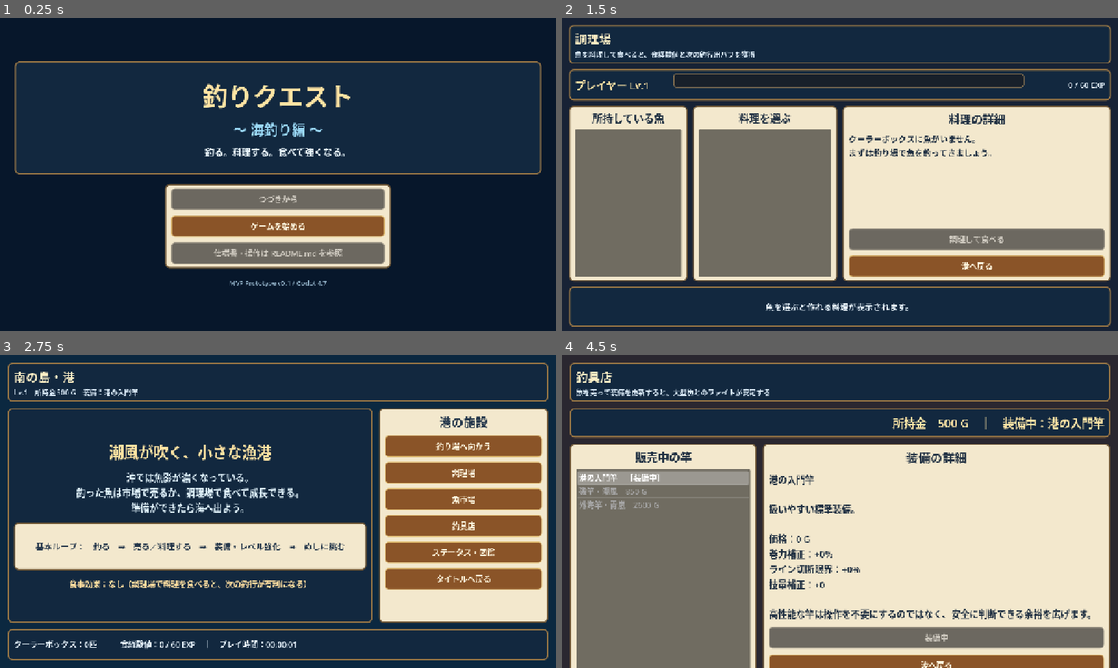
Above: before the commit, frames 1-4 (two rows, left to right).
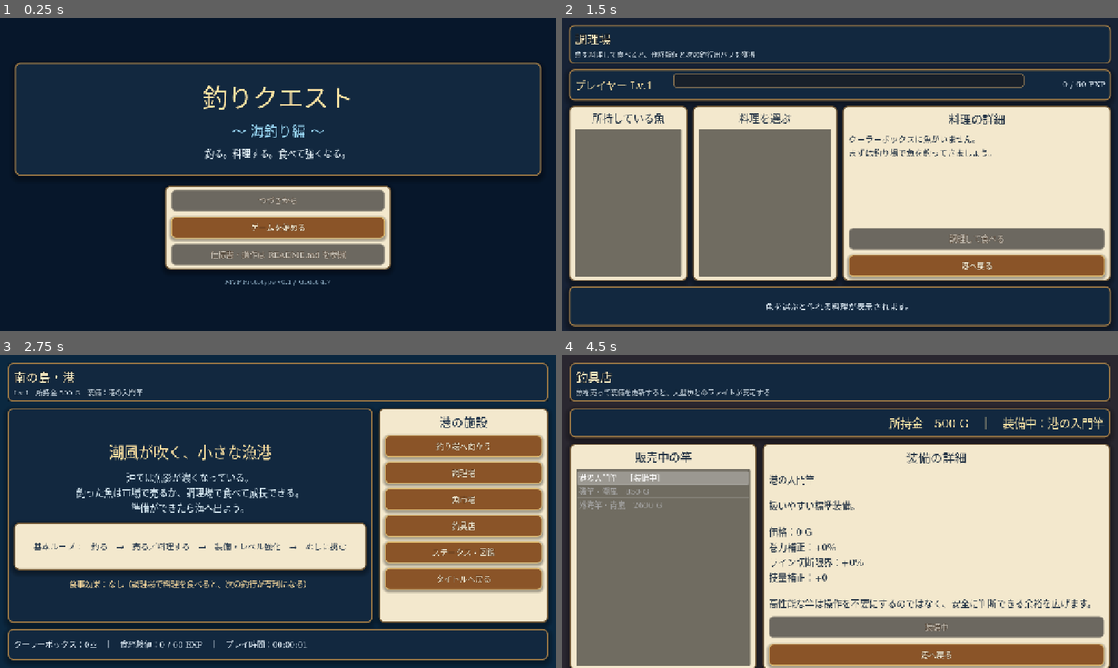
Above: after the commit, the same moments.

Repository: RYUKOU-OKUMURA/tsuri_quest_umi_mvp
Game: Godot game, scene res://scenes/main.tscn
Two runs of this game, one before a commit and one after it. Both use one fixed random seed, a clock stepped at 60 frames per second and the inputs below.
Inputs:
- Up to frame 1 (0.25 s): no input
- Up to frame 2 (1.5 s): click "ゲームを始める" at 0.5 s; click "調理場" at 1.25 s
- Up to frame 3 (2.75 s): click "港へ戻る" at 2 s
- Up to frame 4 (4.5 s): click "魚市場" at 2.75 s; click "港へ戻る" at 3.5 s; click "釣具店" at 4.25 s

The runs differ from the first frame. In frame 1, 7.2% of the frame differs, in the area x 2-98%, y 13-86%; in frame 2, 4.9%; in frame 3, 7.2%; in frame 4, 12%, in the area x 1-99%, y 2-100%.

Commit message:
Enhance fishing screen UI by integrating gauge bars for tension, fish stamina, and player energy. Refactor background handling with gradient support and improve label styling with outline options. Update underwater view for better depth representation and add new ellipse drawing function for enhanced visuals.

Diff:
--- /dev/null
+++ b/src/ui/components/gauge_bar.gd
@@ -0,0 +1,105 @@
+class_name GaugeBar
+extends Control
+## グラデ塗り／丸端／ドロップシャドウ／アウトライン付き数値を持つ再利用ゲージ。
+## 暗背景のHUDで使うことを想定し、視認性を稼ぐために装飾を盛っている。
+
+var fill_from := Color("#3cbf78")
+var fill_to := Color("#9ff0c0")
+var track_color := Color(0.03, 0.10, 0.18, 0.88)
+var label_text := ""
+var show_value := true
+
+var min_value: float = 0.0
+var max_value: float = 100.0
+var value: float = 100.0
+
+var _gradient: GradientTexture2D
+
+
+func _ready() -> void:
+	mouse_filter = Control.MOUSE_FILTER_IGNORE
+	custom_minimum_size = Vector2(0.0, 30.0)
+	_rebuild_gradient()
+
+
+func set_colors(from: Color, to: Color) -> void:
+	fill_from = from
+	fill_to = to
+	_rebuild_gradient()
+	queue_redraw()
+
+
+func set_value(new_value: float) -> void:
+	value = clampf(new_value, min_value, max_value)
+	queue_redraw()
+
+
+func set_ratio(ratio: float) -> void:
+	set_value(min_value + clampf(ratio, 0.0, 1.0) * (max_value - min_value))
+
+
+func ratio() -> float:
+	var span := maxf(max_value - min_value, 0.0001)
+	return (value - min_value) / span
+
+
+func _rebuild_gradient() -> void:
+	var gradient := Gradient.new()
+	gradient.set_color(0, fill_from)
+	gradient.set_color(1, fill_to)
+	if _gradient == null:
+		_gradient = GradientTexture2D.new()
+		_gradient.fill_from = Vector2(0.0, 0.0)
+		_gradient.fill_to = Vector2(1.0, 0.0)
+		_gradient.width = 128
+		_gradient.height = 16
+	_gradient.gradient = gradient
+
+
+func _draw() -> void:
+	var bar_rect := Rect2(Vector2.ZERO, Vector2(size.x, size.y))
+	var radius := minf(bar_rect.size.y * 0.5, 12.0)
+
+	# 落ち影（塗りは透明にしてシャドウのみ描画）
+	var shadow_style := StyleBoxFlat.new()
+	shadow_style.bg_color = Color(0.0, 0.0, 0.0, 0.0)
+	shadow_style.shadow_color = Color(0.0, 0.0, 0.0, 0.35)
+	shadow_style.shadow_size = 6
+	shadow_style.shadow_offset = Vector2(0.0, 3.0)
+	shadow_style.set_corner_radius_all(int(radius))
+	draw_style_box(shadow_style, bar_rect)
+
+	# 軌道（背景溝）
+	var track_style := StyleBoxFlat.new()
+	track_style.bg_color = track_color
+	track_style.border_color = Color(1.0, 1.0, 1.0, 0.12)
+	track_style.set_border_width_all(1)
+	track_style.set_corner_radius_all(int(radius))
+	draw_style_box(track_style, bar_rect)
+
+	# 塗り（グラデ・丸端・高さは少し細めに）
+	var r := ratio()
+	if r > 0.0:
+		var inset_y := 3.0
+		var fill_rect := Rect2(
+			3.0,
+			inset_y,
+			maxf(bar_rect.size.x * r - 6.0, radius),
+			bar_rect.size.y - inset_y * 2.0
+		)
+		draw_texture_rect(_gradient, fill_rect, false)
+		# 上面のハイライトで立体感
+		var highlight := Rect2(fill_rect.position.x + 2.0, fill_rect.position.y + 1.0, fill_rect.size.x - 4.0, 2.0)
+		draw_rect(highlight, Color(1.0, 1.0, 1.0, 0.35), false, 1.0)
+
+	# 数値（アウトライン付き）
+	if show_value:
+		var font := get_theme_default_font()
+		var text := "%d%%" % int(round(value))
+		var font_size := 14
+		var text_width := font.get_string_size(text, HORIZONTAL_ALIGNMENT_CENTER, -1, font_size).x
+		var pos := Vector2(bar_rect.size.x - text_width - 10.0, bar_rect.size.y * 0.5 + font_size * 0.34)
+		draw_string_outline(
+			font, pos, text, HORIZONTAL_ALIGNMENT_LEFT, -1, font_size, 3, Color(0.0, 0.0, 0.0, 0.65)
+		)
+		draw_string(font, pos, text, HORIZONTAL_ALIGNMENT_LEFT, -1, font_size, Color.WHITE)
--- a/src/ui/components/underwater_view.gd
+++ b/src/ui/components/underwater_view.gd
@@ -82,7 +82,7 @@
 	var divider_color := Color(0.55, 0.82, 0.95, 0.35)
 	draw_line(Vector2(panel_width, 0.0), Vector2(panel_width, size.y), divider_color, 1.0)
 
-	var font := ThemeDB.fallback_font
+	var font := get_theme_default_font()
 	var font_size := 13
 	var max_depth := 25.0
 	if not fish_data.is_empty():
@@ -106,7 +106,10 @@
 
 	if simulator != null and simulator.state == FishingSimulator.State.FIGHT:
 		var current_y := lerpf(28.0, size.y * 0.82, clampf(simulator.depth / max_depth, 0.0, 1.0))
-		draw_circle(Vector2(panel_width - 10.0, current_y), 4.0, Color("#ffd37a"))
+		var marker := Vector2(panel_width - 10.0, current_y)
+		draw_circle(marker, 9.0, Color(1.0, 0.80, 0.40, 0.22))
+		draw_circle(marker, 5.0, Color("#ffd37a"))
+		draw_circle(marker, 2.4, Color("#fff3cf"))
 		draw_string(
 			font,
 			Vector2(10.0, current_y + 4.0),
@@ -220,6 +223,15 @@
 	draw_arc(bait_position + Vector2(7.0, 5.0), 7.0, 0.2, 2.4, 12, Color("#d8e7ef"), 2.0)
 
 
+func _draw_ellipse(center: Vector2, rx: float, ry: float, color: Color, points := 28) -> void:
+	var arr := PackedVector2Array()
+	arr.resize(points)
+	for index in range(points):
+		var angle := TAU * float(index) / float(points)
+		arr[index] = center + Vector2(cos(angle) * rx, sin(angle) * ry)
+	draw_colored_polygon(arr, color)
+
+
 func _draw_target_fish() -> void:
 	if simulator.state == FishingSimulator.State.READY:
 		return
@@ -231,21 +243,19 @@
 	var scale_value := boss_scale * stamina_scale
 	var direction := simulator.visual_direction
 	var body_color := Color.from_string(String(fish_data.get("color", "#8aa7b5")), Color("#8aa7b5"))
-	var dark_color := body_color.darkened(0.28)
-	var light_color := body_color.lightened(0.20)
-
+	var light_color := body_color.lightened(0.28)
+	var dark_color := body_color.darkened(0.34)
+	var darker_color := body_color.darkened(0.55)
+	var belly_color := body_color.lightened(0.42)
+
+	var rx := 78.0 * scale_value
+	var ry := 39.0 * scale_value
+
+	# テンション圏のオーラ
 	if simulator.state == FishingSimulator.State.FIGHT:
-		draw_circle(center, 92.0 * scale_value, Color(0.45, 0.88, 1.0, 0.10))
-
-	var body_points := PackedVector2Array()
-	for index in range(28):
-		var angle := TAU * float(index) / 28.0
-		var point := Vector2(cos(angle) * 78.0, sin(angle) * 39.0)
-		point.x *= direction * scale_value
-		point.y *= scale_value
-		body_points.append(center + point)
-	draw_colored_polygon(body_points, body_color)
-
+		draw_circle(center, 94.0 * scale_value, Color(0.45, 0.88, 1.0, 0.10))
+
+	# 尾びれ・背びれは胴体の奥に
 	var tail_base := center + Vector2(-72.0 * direction * scale_value, 0.0)
 	var tail := PackedVector2Array(
 		[
@@ -256,7 +266,6 @@
 		]
 	)
 	draw_colored_polygon(tail, dark_color)
-
 	var top_fin := PackedVector2Array(
 		[
 			center + Vector2(-24.0 * direction, -31.0) * scale_value,
@@ -266,6 +275,50 @@
 	)
 	draw_colored_polygon(top_fin, dark_color)
 
+	# 暗い縁取りで水中のコントラストを確保
+	_draw_ellipse(center, rx + 4.0, ry + 4.0, darker_color)
+
+	# 胴体：上下グラデーションの帯塗り（楕円クリップ相当）
+	var bands := 26
+	var band_h := (2.0 * ry) / float(bands)
+	for index in range(bands):
+		var t := (float(index) + 0.5) / float(bands)
+		var yc := (t - 0.5) * 2.0 * ry
+		var norm := t * 2.0 - 1.0
+		var half := rx * sqrt(maxf(0.0, 1.0 - norm * norm))
+		var col := light_color.lerp(dark_color, t)
+		var top := center.y + yc - band_h * 0.5
+		var bottom := center.y + yc + band_h * 0.5 + 1.0
+		draw_colored_polygon(
+			PackedVector2Array(
+				[
+					Vector2(center.x - half, top),
+					Vector2(center.x + half, top),
+					Vector2(center.x + half, bottom),
+					Vector2(center.x - half, bottom),
+				]
+			),
+			col
+		)
+
+	# 腹のハイライト
+	_draw_ellipse(
+		center + Vector2(6.0 * direction, 12.0) * scale_value,
+		rx * 0.60,
+		ry * 0.42,
+		Color(belly_color, 0.50)
+	)
+
+	# 鱗ドット
+	for row in range(2):
+		for col in range(5):
+			var sx := (-30.0 + float(col) * 14.0) * direction
+			var sy := -16.0 + float(row) * 12.0
+			draw_circle(
+				center + Vector2(sx, sy) * scale_value, 2.6 * scale_value, Color(light_color, 0.22)
+			)
+
+	# 胸びれ（手前）
 	var side_fin := PackedVector2Array(
 		[
 			center + Vector2(4.0 * direction, 5.0) * scale_value,
@@ -279,17 +332,35 @@
 		var stripe_x := -35.0 + float(index) * 18.0
 		var stripe_start := center + Vector2(stripe_x * direction, -26.0) * scale_value
 		var stripe_end := center + Vector2((stripe_x + 5.0) * direction, 25.0) * scale_value
-		draw_line(stripe_start, stripe_end, Color(dark_color, 0.46), 4.0 * scale_value)
-
+		draw_line(stripe_start, stripe_end, Color(dark_color, 0.42), 4.0 * scale_value)
+
+	# エラ線
+	var gill_pos := center + Vector2(30.0 * direction, -2.0) * scale_value
+	draw_arc(gill_pos, 15.0 * scale_value, 1.15, 1.99, 10, Color(dark_color, 0.55), 2.2)
+
+	# 目（強調ハイライト付き）
 	var eye_position := center + Vector2(48.0 * direction, -10.0) * scale_value
-	draw_circle(eye_position, 7.0 * scale_value, Color("#f4d769"))
-	draw_circle(eye_position + Vector2(1.5 * direction, 0.0), 3.2 * scale_value, Color("#101c25"))
-	var mouth_start := center + Vector2(72.0 * direction, 7.0) * scale_value
-	draw_line(
-		mouth_start,
-		mouth_start + Vector2(12.0 * direction, 2.0) * scale_value,
+	draw_circle(eye_position, 8.0 * scale_value, Color("#fff4cf"))
+	draw_circle(eye_position, 6.0 * scale_value, Color("#23120a"))
+	draw_circle(
+		eye_position + Vector2(-2.2 * direction, -2.2) * scale_value,
+		2.0 * scale_value,
+		Color("#ffffff")
+	)
+
+	# 口
+	var mouth_start := center + Vector2(70.0 * direction, 7.0) * scale_value
+	draw_polyline(
+		PackedVector2Array(
+			[
+				mouth_start,
+				mouth_start + Vector2(7.0 * direction, 3.0) * scale_value,
+				mouth_start + Vector2(14.0 * direction, 1.0) * scale_value,
+			]
+		),
 		Color("#152631"),
-		2.2 * scale_value
+		2.4 * scale_value,
+		false
 	)
 
 
@@ -297,52 +368,52 @@
 	if simulator.state != FishingSimulator.State.FIGHT:
 		return
 
-	var badge_width := minf(220.0, size.x * 0.28)
-	var badge_rect := Rect2(size.x - badge_width - 14.0, 12.0, badge_width, 54.0)
-	draw_rect(badge_rect, Color(0.03, 0.10, 0.18, 0.72))
-	draw_rect(badge_rect, Color(0.55, 0.82, 0.95, 0.45), false, 2.0)
-
-	var font := ThemeDB.fallback_font
+	var font := get_theme_default_font()
+
+	# 魚名バッジ：角丸＋影＋金縁
+	var badge_width := minf(240.0, size.x * 0.30)
+	var badge_rect := Rect2(size.x - badge_width - 14.0, 12.0, badge_width, 58.0)
+	var badge_style := StyleBoxFlat.new()
+	badge_style.bg_color = Color(0.04, 0.12, 0.22, 0.84)
+	badge_style.border_color = Color("#d1aa63")
+	badge_style.set_border_width_all(2)
+	badge_style.set_corner_radius_all(10)
+	badge_style.shadow_color = Color(0.0, 0.0, 0.0, 0.35)
+	badge_style.shadow_size = 8
+	draw_style_box(badge_style, badge_rect)
+
 	var fish_name := String(fish_data.get("name", "魚"))
-	draw_string(
-		font,
-		badge_rect.position + Vector2(10.0, 22.0),
-		fish_name,
-		HORIZONTAL_ALIGNMENT_LEFT,
-		int(badge_rect.size.x - 20.0),
-		15,
-		Color("#ffe7a8")
-	)
-	draw_string(
-		font,
-		badge_rect.position + Vector2(10.0, 42.0),
-		"行動：%s" % simulator.action_name,
-		HORIZONTAL_ALIGNMENT_LEFT,
-		int(badge_rect.size.x - 20.0),
-		13,
-		Color("#d8ecff")
-	)
-
+	var name_pos := badge_rect.position + Vector2(12.0, 23.0)
+	var name_w := int(badge_rect.size.x - 24.0)
+	draw_string_outline(font, name_pos, fish_name, HORIZONTAL_ALIGNMENT_LEFT, name_w, 16, 3, Color(0.0, 0.0, 0.0, 0.6))
+	draw_string(font, name_pos, fish_name, HORIZONTAL_ALIGNMENT_LEFT, name_w, 16, Color("#ffe7a8"))
+	var action_pos := badge_rect.position + Vector2(12.0, 43.0)
+	draw_string_outline(font, action_pos, "行動：%s" % simulator.action_name, HORIZONTAL_ALIGNMENT_LEFT, name_w, 13, 2, Color(0.0, 0.0, 0.0, 0.55))
+	draw_string(font, action_pos, "行動：%s" % simulator.action_name, HORIZONTAL_ALIGNMENT_LEFT, name_w, 13, Color("#d8ecff"))
+
+	# 距離メーター：丸端のトラック＋塗り＋グロー
 	var distance_ratio := clampf(
 		simulator.distance / maxf(simulator.initial_distance, 0.01), 0.0, 1.0
 	)
-	var meter_rect := Rect2(68.0, size.y - 24.0, size.x - 84.0, 8.0)
-	draw_rect(meter_rect, Color(0.02, 0.08, 0.14, 0.55))
-	draw_rect(
-		Rect2(
-			meter_rect.position.x, meter_rect.position.y, meter_rect.size.x * distance_ratio, 8.0
-		),
-		Color(0.45, 0.88, 1.0, 0.75)
-	)
-	draw_string(
-		font,
-		Vector2(68.0, size.y - 28.0),
-		"距離 %.1fm" % simulator.distance,
-		HORIZONTAL_ALIGNMENT_LEFT,
-		int(size.x - 84.0),
-		12,
-		Color(0.82, 0.94, 1.0, 0.85)
-	)
+	var meter_rect := Rect2(68.0, size.y - 26.0, size.x - 84.0, 10.0)
+	var track_style := StyleBoxFlat.new()
+	track_style.bg_color = Color(0.02, 0.08, 0.14, 0.6)
+	track_style.set_corner_radius_all(5)
+	draw_style_box(track_style, meter_rect)
+	if distance_ratio > 0.0:
+		var fill_style := StyleBoxFlat.new()
+		fill_style.bg_color = Color(0.45, 0.88, 1.0, 0.9)
+		fill_style.set_corner_radius_all(5)
+		var fill_rect := Rect2(meter_rect.position, Vector2(meter_rect.size.x * distance_ratio, meter_rect.size.y))
+		draw_style_box(fill_style, fill_rect)
+		draw_rect(
+			Rect2(fill_rect.position.x + 3.0, fill_rect.position.y + 1.5, fill_rect.size.x - 6.0, 1.5),
+			Color(1.0, 1.0, 1.0, 0.6),
+			false
+		)
+	var label_pos := Vector2(68.0, size.y - 30.0)
+	draw_string_outline(font, label_pos, "距離 %.1fm" % simulator.distance, HORIZONTAL_ALIGNMENT_LEFT, int(size.x - 84.0), 13, 2, Color(0.0, 0.0, 0.0, 0.6))
+	draw_string(font, label_pos, "距離 %.1fm" % simulator.distance, HORIZONTAL_ALIGNMENT_LEFT, int(size.x - 84.0), 13, Color(0.86, 0.96, 1.0, 0.95))
 
 
 func _draw_frame() -> void:
--- a/src/ui/fishing_screen.gd
+++ b/src/ui/fishing_screen.gd
@@ -1,6 +1,7 @@
 extends ScreenBase
 
 const FishingSimulatorScript = preload("res://src/core/fishing_simulator.gd")
+const GaugeBarScript = preload("res://src/ui/components/gauge_bar.gd")
 
 var _simulator: FishingSimulator
 var _trip_stats: Dictionary = {}
@@ -15,9 +16,9 @@
 var _state_label: Label
 var _action_label: Label
 var _fish_info_label: Label
-var _tension_bar: ProgressBar
-var _fish_stamina_bar: ProgressBar
-var _player_energy_bar: ProgressBar
+var _tension_bar: GaugeBarScript
+var _fish_stamina_bar: GaugeBarScript
+var _player_energy_bar: GaugeBarScript
 var _distance_label: Label
 var _depth_label: Label
 var _safe_zone_label: Label
@@ -28,14 +29,9 @@
 var _result_details: Label
 var _retry_button: Button
 
-var _tension_fill_safe: StyleBoxFlat
-var _tension_fill_warn: StyleBoxFlat
-var _tension_fill_danger: StyleBoxFlat
-
 
 func _build_screen() -> void:
-	_init_tension_bar_styles()
-	add_background(Color("#061627"))
+	add_gradient_background(Color("#0c243a"), Color("#04101e"))
 	_trip_stats = PlayerProgress.begin_fishing_trip()
 	_simulator = FishingSimulatorScript.new()
 	_simulator.state_changed.connect(_on_state_changed)
@@ -91,7 +87,7 @@
 	message_panel.custom_minimum_size = Vector2(0, 52)
 	message_panel.clip_contents = true
 	left_column.add_child(message_panel)
-	_message_label = make_body_label("", 18, Color("#fff0b5"))
+	_message_label = make_body_label("", 18, Color("#fff0b5"), 2, Color("#0a1622"))
 	_message_label.horizontal_alignment = HORIZONTAL_ALIGNMENT_CENTER
 	_message_label.vertical_alignment = VERTICAL_ALIGNMENT_CENTER
 	message_panel.add_child(_message_label)
@@ -159,13 +155,13 @@
 	gauge_row.size_flags_horizontal = Control.SIZE_EXPAND_FILL
 	gauge_row.add_theme_constant_override("separation", 10)
 	hud_box.add_child(gauge_row)
-	var tension_column := _make_gauge_column("テンション")
+	var tension_column := _make_gauge_column("テンション", Color("#3cbf78"), Color("#9ff0c0"))
 	_tension_bar = tension_column["bar"]
 	gauge_row.add_child(tension_column["root"])
-	var fish_column := _make_gauge_column("魚の体力")
+	var fish_column := _make_gauge_column("魚の体力", Color("#1fa8a0"), Color("#7fe6dc"))
 	_fish_stamina_bar = fish_column["bar"]
 	gauge_row.add_child(fish_column["root"])
-	var energy_column := _make_gauge_column("プレイヤー体力")
+	var energy_column := _make_gauge_column("プレイヤー体力", Color("#2f7fd0"), Color("#88bdf2"))
 	_player_energy_bar = energy_column["bar"]
 	gauge_row.add_child(energy_column["root"])
 
@@ -196,38 +192,20 @@
 	_update_ui()
 
 
-func _init_tension_bar_styles() -> void:
-	_tension_fill_safe = StyleBoxFlat.new()
-	_tension_fill_safe.bg_color = Color("#3cbf78")
-	_tension_fill_safe.border_color = Color("#d9ef8c")
-	_tension_fill_safe.set_border_width_all(1)
-	_tension_fill_safe.set_corner_radius_all(5)
-	_tension_fill_warn = StyleBoxFlat.new()
-	_tension_fill_warn.bg_color = Color("#d9a032")
-	_tension_fill_warn.border_color = Color("#ffe39b")
-	_tension_fill_warn.set_border_width_all(1)
-	_tension_fill_warn.set_corner_radius_all(5)
-	_tension_fill_danger = StyleBoxFlat.new()
-	_tension_fill_danger.bg_color = Color("#d94f4f")
-	_tension_fill_danger.border_color = Color("#ffb0b0")
-	_tension_fill_danger.set_border_width_all(1)
-	_tension_fill_danger.set_corner_radius_all(5)
-
-
-func _make_gauge_column(title: String) -> Dictionary:
+func _make_gauge_column(
+	title: String, fill_from: Color = Color("#3cbf78"), fill_to: Color = Color("#9ff0c0")
+) -> Dictionary:
 	var root := VBoxContainer.new()
 	root.size_flags_horizontal = Control.SIZE_EXPAND_FILL
 	root.size_flags_stretch_ratio = 1.0
-	var label := make_label(title, 16, Color("#eaf5ff"))
+	var label := make_label(title, 16, Color("#eaf5ff"), 2, Color("#08131f"))
 	label.horizontal_alignment = HORIZONTAL_ALIGNMENT_CENTER
 	label.size_flags_horizontal = Control.SIZE_EXPAND_FILL
 	root.add_child(label)
-	var bar := ProgressBar.new()
+	var bar := GaugeBarScript.new()
 	bar.min_value = 0.0
 	bar.max_value = 100.0
-	bar.value = 100.0
-	bar.show_percentage = false
-	bar.custom_minimum_size = Vector2(0, 26)
+	bar.set_colors(fill_from, fill_to)
 	bar.size_flags_horizontal = Control.SIZE_EXPAND_FILL
 	root.add_child(bar)
 	return {"root": root, "bar": bar}
@@ -399,10 +377,10 @@
 		]
 	)
 	var tension_ratio := _simulator.tension / maxf(_simulator.line_break_limit(), 0.01)
-	_tension_bar.value = clampf(tension_ratio * 100.0, 0.0, 100.0)
+	_tension_bar.set_ratio(clampf(tension_ratio, 0.0, 1.0))
 	_update_tension_bar_color(tension_ratio)
-	_fish_stamina_bar.value = _simulator.fish_stamina_ratio() * 100.0
-	_player_energy_bar.value = _simulator.player_energy_ratio() * 100.0
+	_fish_stamina_bar.set_ratio(_simulator.fish_stamina_ratio())
+	_player_energy_bar.set_ratio(_simulator.player_energy_ratio())
 
 	var fighting: bool = _simulator.state == FishingSimulator.State.FIGHT
 	_reel_button.disabled = not fighting
@@ -421,13 +399,11 @@
 
 
 func _update_tension_bar_color(tension_ratio: float) -> void:
-	var style: StyleBoxFlat
 	if tension_ratio < _simulator.safe_min() or tension_ratio > _simulator.safe_max():
-		style = _tension_fill_danger
+		_tension_bar.set_colors(Color("#e0533b"), Color("#ff9a82"))
 	elif (
 		tension_ratio < _simulator.safe_min() + 0.06 or tension_ratio > _simulator.safe_max() - 0.06
 	):
-		style = _tension_fill_warn
+		_tension_bar.set_colors(Color("#e0a02e"), Color("#ffd277"))
 	else:
-		style = _tension_fill_safe
-	_tension_bar.add_theme_stylebox_override("fill", style)
+		_tension_bar.set_colors(Color("#3cbf78"), Color("#9ff0c0"))
--- a/src/ui/screen_base.gd
+++ b/src/ui/screen_base.gd
@@ -33,6 +33,28 @@
 	return background
 
 
+# 垂直グラデーション背景。空→海など、単色ColorRectより奥行きが出る。
+func add_gradient_background(top_color: Color, bottom_color: Color) -> TextureRect:
+	var gradient := Gradient.new()
+	gradient.set_color(0, top_color)
+	gradient.set_color(1, bottom_color)
+	var texture := GradientTexture2D.new()
+	texture.gradient = gradient
+	texture.fill_from = Vector2(0.0, 0.0)
+	texture.fill_to = Vector2(0.0, 1.0)
+	texture.width = 64
+	texture.height = 64
+	var background := TextureRect.new()
+	background.texture = texture
+	background.expand_mode = TextureRect.EXPAND_IGNORE_SIZE
+	background.stretch_mode = TextureRect.STRETCH_SCALE
+	background.set_anchors_and_offsets_preset(Control.PRESET_FULL_RECT)
+	background.mouse_filter = Control.MOUSE_FILTER_IGNORE
+	add_child(background)
+	move_child(background, 0)
+	return background
+
+
 func make_root_margin(margin: int = 18) -> MarginContainer:
 	var root := MarginContainer.new()
 	root.set_anchors_and_offsets_preset(Control.PRESET_FULL_RECT)
@@ -44,17 +66,32 @@
 	return root
 
 
-func make_label(text: String, font_size: int = 18, color: Color = Color("#203042")) -> Label:
+func make_label(
+	text: String,
+	font_size: int = 18,
+	color: Color = Color("#203042"),
+	outline: int = 0,
+	outline_color: Color = Color("#0a1622")
+) -> Label:
 	var label := Label.new()
 	label.text = text
 	label.add_theme_font_size_override("font_size", font_size)
 	label.add_theme_color_override("font_color", color)
+	if outline > 0:
+		label.add_theme_color_override("font_outline_color", outline_color)
+		label.add_theme_constant_override("outline_size", outline)
 	label.autowrap_mode = TextServer.AUTOWRAP_WORD_SMART
 	return label
 
 
-func make_body_label(text: String, font_size: int = 18, color: Color = Color("#203042")) -> Label:
-	var label := make_label(text, font_size, color)
+func make_body_label(
+	text: String,
+	font_size: int = 18,
+	color: Color = Color("#203042"),
+	outline: int = 0,
+	outline_color: Color = Color("#0a1622")
+) -> Label:
+	var label := make_label(text, font_size, color, outline, outline_color)
 	label.size_flags_horizontal = Control.SIZE_EXPAND_FILL
 	label.clip_text = true
 	return label
@@ -82,11 +119,11 @@
 	var box := VBoxContainer.new()
 	box.add_theme_constant_override("separation", 4)
 	panel.add_child(box)
-	var title_label := make_label(title, 28, Color("#fff1c7"))
+	var title_label := make_label(title, 28, Color("#fff1c7"), 3, Color("#1a0f04"))
 	title_label.size_flags_horizontal = Control.SIZE_EXPAND_FILL
 	box.add_child(title_label)
 	if not subtitle.is_empty():
-		var subtitle_label := make_label(subtitle, 16, Color("#d8e8f5"))
+		var subtitle_label := make_label(subtitle, 16, Color("#d8e8f5"), 2, Color("#0a1622"))
 		subtitle_label.size_flags_horizontal = Control.SIZE_EXPAND_FILL
 		box.add_child(subtitle_label)
 	return panel
--- a/src/ui/ui_theme.gd
+++ b/src/ui/ui_theme.gd
@@ -1,20 +1,34 @@
 extends RefCounted
+
+
+# macOS ビルトインの丸ゴシックを即適用。リリース時はライセンス確定済みの
+# .ttf を res://assets/fonts/ に置き、build_font() を FontFile 化に差し替えること。
+const _SYSTEM_FONT_NAMES: Array[String] = [
+	"Hiragino Maru Gothic ProN",
+	"Hiragino Sans",
+	"Yu Gothic",
+	"Noto Sans JP",
+	"Meiryo",
+	"sans-serif",
+]
 
 
 static func build_theme() -> Theme:
 	var theme := Theme.new()
+	theme.default_font = build_font()
 	theme.default_font_size = 18
 
-	var panel := _style(Color("#f3e8cd"), Color("#6e5635"), 3, 10)
-	var panel_dark := _style(Color("#12283f"), Color("#9a7745"), 3, 10)
-	var panel_blue := _style(Color("#173b61"), Color("#d1aa63"), 3, 8)
-	var button_normal := _style(Color("#8a5428"), Color("#e1bd72"), 2, 8)
-	var button_hover := _style(Color("#a66831"), Color("#ffe39b"), 3, 8)
-	var button_pressed := _style(Color("#60381f"), Color("#d29a4f"), 2, 8)
-	var button_disabled := _style(Color("#6c6860"), Color("#9c9586"), 2, 8)
-	var input_style := _style(Color("#fff8e8"), Color("#80643c"), 2, 6)
-	var progress_bg := _style(Color("#18202a"), Color("#8b7452"), 2, 6)
-	var progress_fill := _style(Color("#3cbf78"), Color("#d9ef8c"), 1, 5)
+	# 塗り＋枠に加え、柔らかいドロップシャドウでパネル/ボタンを浮かせる。
+	var panel := _style(Color("#f3e8cd"), Color("#6e5635"), 3, 12, true, 12)
+	var panel_dark := _style(Color("#12283f"), Color("#9a7745"), 3, 12, true, 14)
+	var panel_blue := _style(Color("#173b61"), Color("#d1aa63"), 3, 10, true, 10)
+	var button_normal := _style(Color("#8a5428"), Color("#e1bd72"), 2, 10, true, 7)
+	var button_hover := _style(Color("#a66831"), Color("#ffe39b"), 3, 10, true, 9)
+	var button_pressed := _style(Color("#60381f"), Color("#d29a4f"), 2, 10, false, 3)
+	var button_disabled := _style(Color("#6c6860"), Color("#9c9586"), 2, 10, false, 0)
+	var input_style := _style(Color("#fff8e8"), Color("#80643c"), 2, 8, true, 5)
+	var progress_bg := _style(Color("#18202a"), Color("#8b7452"), 2, 6, false, 0)
+	var progress_fill := _style(Color("#3cbf78"), Color("#d9ef8c"), 1, 6, false, 0)
 
 	theme.set_stylebox("panel", "PanelContainer", panel)
 	theme.set_stylebox("panel", "Panel", panel)
@@ -36,11 +50,17 @@
 	theme.set_stylebox("panel", "ConfirmationDialog", panel_dark)
 
 	theme.set_color("font_color", "Label", Color("#203042"))
+	theme.set_color("font_outline_color", "Label", Color("#0a1622"))
+	theme.set_constant("outline_size", "Label", 0)  # 暗背景のラベルで個別に上書きして使う
 	theme.set_color("font_color", "Button", Color("#fff7df"))
 	theme.set_color("font_hover_color", "Button", Color.WHITE)
 	theme.set_color("font_pressed_color", "Button", Color("#fff0c2"))
 	theme.set_color("font_disabled_color", "Button", Color("#d0cbc1"))
+	theme.set_color("font_outline_color", "Button", Color("#3a2410"))
+	theme.set_constant("outline_size", "Button", 3)
 	theme.set_color("font_color", "OptionButton", Color("#fff7df"))
+	theme.set_color("font_outline_color", "OptionButton", Color("#3a2410"))
+	theme.set_constant("outline_size", "OptionButton", 3)
 	theme.set_color("font_color", "ProgressBar", Color.WHITE)
 	theme.set_color("font_outline_color", "ProgressBar", Color("#102030"))
 	theme.set_constant("outline_size", "ProgressBar", 3)
@@ -57,7 +77,23 @@
 	return theme
 
 
-static func _style(background: Color, border: Color, width: int, radius: int) -> StyleBoxFlat:
+static func build_font() -> Font:
+	var font := SystemFont.new()
+	font.font_names = PackedStringArray(_SYSTEM_FONT_NAMES)
+	font.generate_mipmaps = true
+	return font
+
+
+# background: 塗り / border: 枠色 / width: 枠太さ / radius: 角丸
+# shadow: 影の有無 / shadow_size: 影の広がり
+static func _style(
+	background: Color,
+	border: Color,
+	width: int,
+	radius: int,
+	shadow: bool = false,
+	shadow_size: int = 0
+) -> StyleBoxFlat:
 	var style := StyleBoxFlat.new()
 	style.bg_color = background
 	style.border_color = border
@@ -73,4 +109,8 @@
 	style.content_margin_top = 10.0
 	style.content_margin_right = 14.0
 	style.content_margin_bottom = 10.0
+	if shadow and shadow_size > 0:
+		style.shadow_color = Color(0.0, 0.0, 0.0, 0.32)
+		style.shadow_size = shadow_size
+		style.shadow_offset = Vector2(0.0, maxf(float(shadow_size) * 0.45, 3.0))
 	return style
Not shown, added: src/ui/components/gauge_bar.gd.uid
